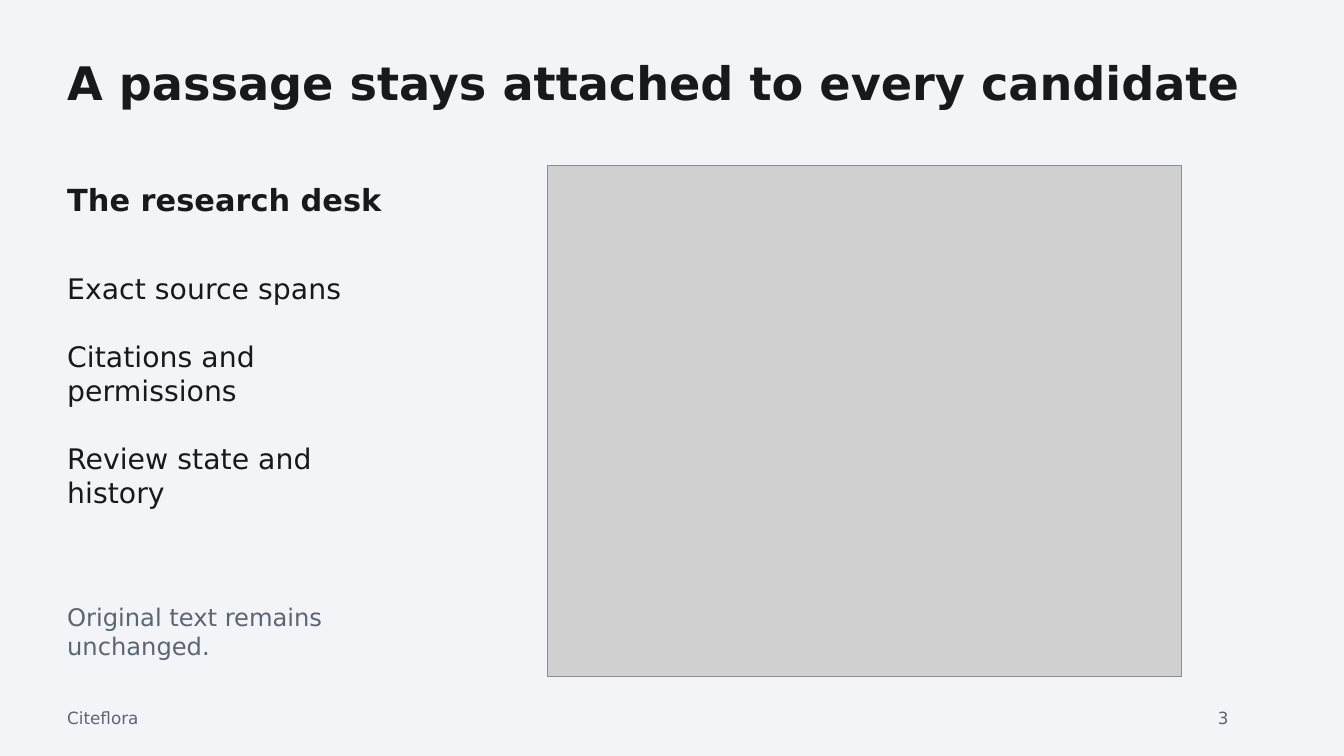
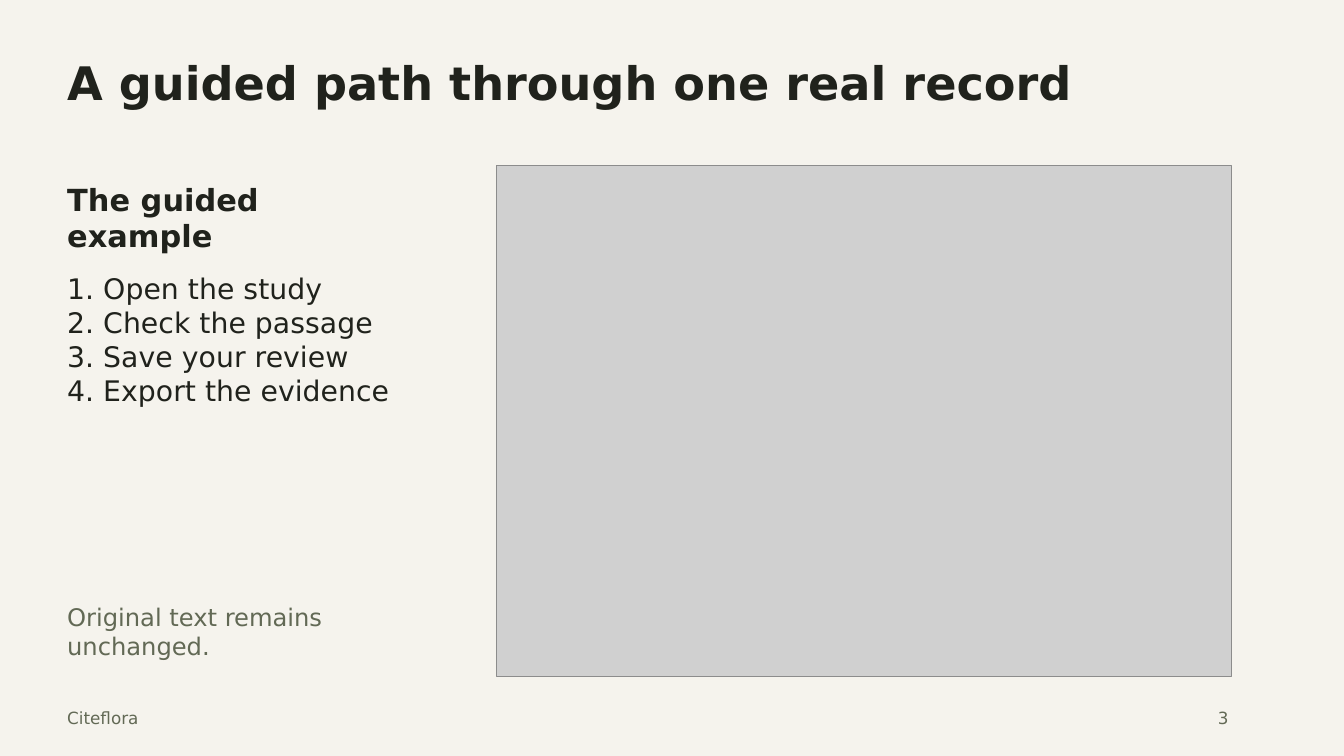
Before and after one commit to adeelfalaksher/citeflora, a slide deck: slide 3 of docs/pitch/Citeflora-Pitch.pptx. Drawn at 1344x756 pixels with LibreOffice and Linux fonts; fonts in the diff are those of the drawing; grey boxes stand for pictures. Boxes give left, top, right and bottom in pixels: in the first picture for what was removed or moved away, otherwise in the second. Text is boxed around its words. In the diff, an @@ line names an element or a change of style, - is before the commit and + after.

Commit message:
Publish verified guided workflow, refreshed pitch and cover, and stable dual-build checks

```diff
--- a/docs/pitch/Citeflora-Pitch.pptx
+++ b/docs/pitch/Citeflora-Pitch.pptx
@@ background #F2F4F7 to #F5F3ED @@
@@ text at [67, 65, 1071, 110]: text changed; text colour #17191D to #20221C @@
-A passage stays attached to every candidate
+A guided path through one real record
@@ picture: place and size @@
-picture at [547, 166, 1182, 677]
+picture at [497, 166, 1232, 677]
@@ text at [67, 188, 259, 253]: text changed; text colour #17191D to #20221C @@
-The research desk
+The guided example
@@ text at [67, 277, 390, 407]: text changed; text colour #17191D to #20221C @@
-Exact source spans
-Citations and permissions
-Review state and history
+1. Open the study
+2. Check the passage
+3. Save your review
+4. Export the evidence
@@ text colour #5C6572 to #626955 in 3 elements at [67, 711, 138, 724], [1218, 711, 1229, 724], [67, 607, 322, 660] @@
```
Also in this commit, not shown: 7 other slides changed, 13 other files.
